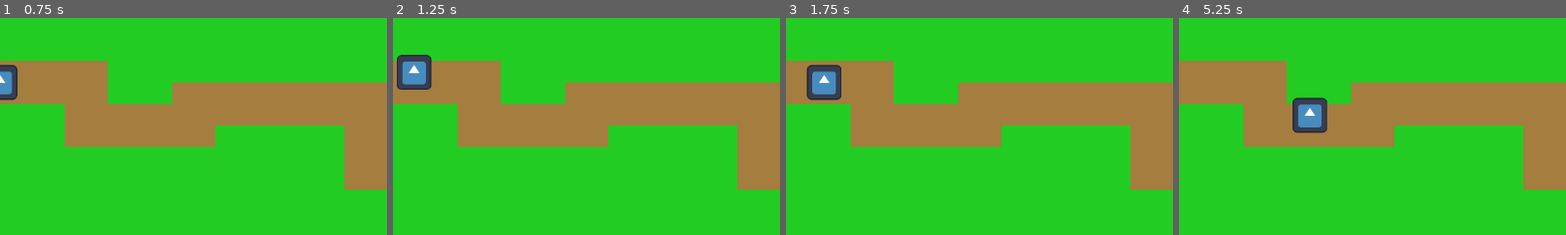
Above: before the commit, frames 1-4 (left to right).
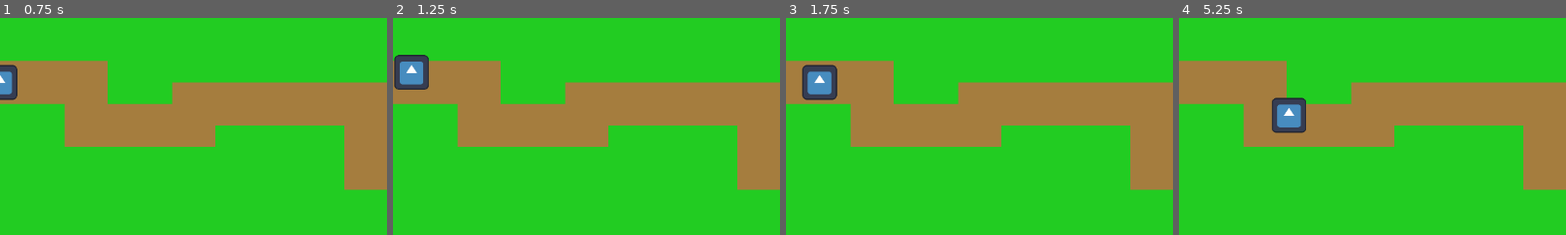
Above: after the commit, the same moments.

Repository: HedgeLizards/lout
Game: Godot game, scene res://scenes/world.tscn
The game is run twice, just before and just after one commit, with the same random seed, the same clock (stepped at 60 frames per second) and the same inputs. The engine's default icon, where the game draws it, is replaced by a stand-in: a white triangle on a blue panel in a dark square.
Inputs (mouse positions are % of the whole screen's width and height, from its top left):
- Up to frame 1 (0.75 s): tap Enter at 0.5 s; move the mouse to (97, 15) at 0.52 s; click (97, 15) at 0.67 s
- Up to frame 2 (1.25 s): no input
- Up to frame 3 (1.75 s): move the mouse to (97, 26) at 1.27 s; click (97, 26) at 1.42 s
- Up to frame 4 (5.25 s): tap Space at 2, 5 s; move the mouse to (97, 36) at 2.02 s; click (97, 36) at 2.17 s; tap Enter at 2.75 s; move the mouse to (45, 70) at 2.77 s; click (45, 70) at 2.92 s; move the mouse to (80, 65) at 3.52 s; click (80, 65) at 3.67 s; move the mouse to (20, 35) at 4.27 s; click (20, 35) at 4.42 s; move the mouse to (55, 50) at 5.02 s; click (55, 50) at 5.17 s
The pictures show only the part of the screen within x 0-50%, y 0-50%; the shares and areas given below are measured in that part.

Frame 1 is identical in both runs. In frame 2, 0.5% of the frame differs, in the area x 0-11%, y 16-34%; in frame 3, 0.8%; in frame 4, 2.2%, in the area x 23-39%, y 36-54%.
Error in both runs: Cannot call method 'add_child' on a null value. (res://code/builder.gd:29)

Commit message:
Introduce three enemy types: regular, tanky and fast

Diff:
--- a/code/enemy.gd
+++ b/code/enemy.gd
@@ -1,9 +1,28 @@
 extends PathFollow2D
+
+enum EnemyType { REGULAR, TANKY, FAST }
+
+@export var type: EnemyType
+
+var speed
+var health
+
+func _ready():
+	match (type):
+		EnemyType.REGULAR:
+			speed = 50
+			health = 10
+		EnemyType.TANKY:
+			speed = 50
+			health = 20
+		EnemyType.FAST:
+			speed = 100
+			health = 5
 
 func move():
 	var previous_position = position
 
-	progress_ratio += 0.025
+	progress += speed
 
 	var tween = create_tween().set_parallel().set_trans(Tween.TRANS_SINE)
 
